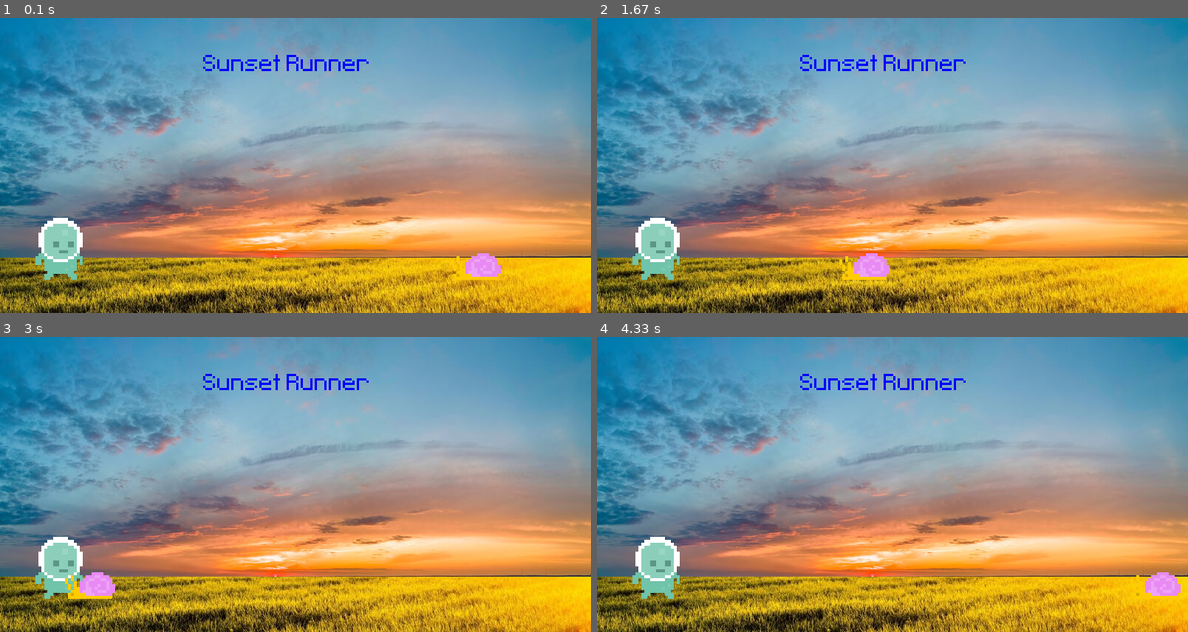
Above: before the commit, frames 1-4 (two rows, left to right).
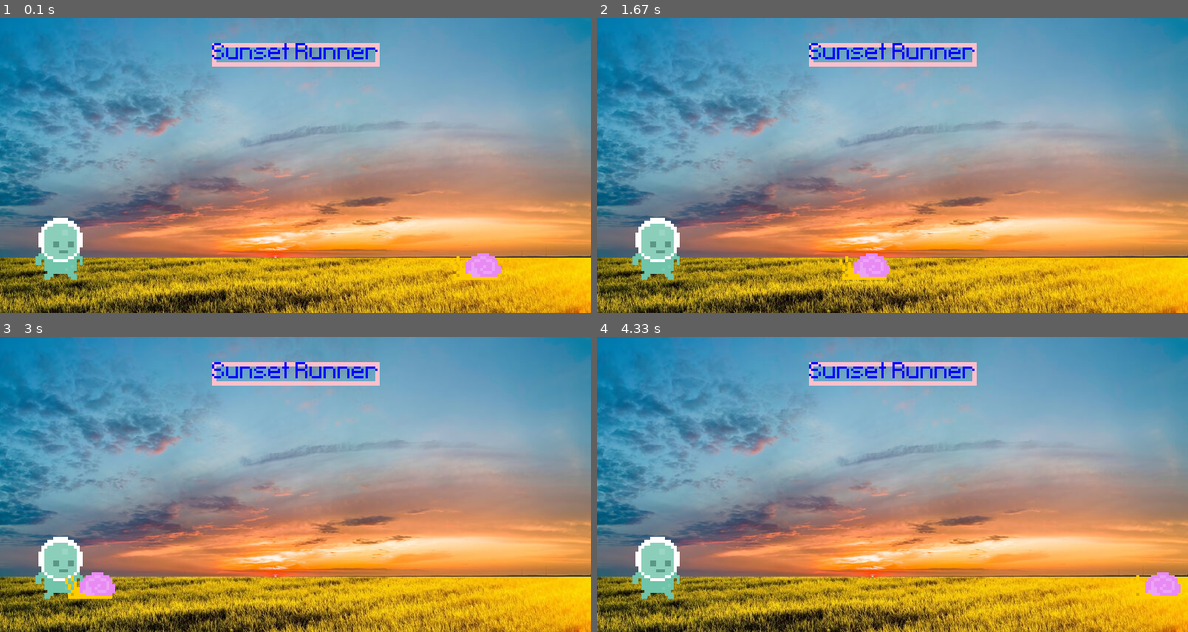
Above: after the commit, the same moments.

Repository: AJHS-Kelley/8b-ajhs-game-programming-23-24-Shortheadband
Game: pygame game, started from gameProgramming/08_ultimatePygame/Creating a Window + Clock.py
Same seed, same stepped clock (60 frames per second), same inputs: the game is played once before the commit and once after it.
Inputs (mouse positions are in pixels of both pictures, inside the frame that each line leads up to):
- Up to frame 1 (0.1 s): no input
- Up to frame 2 (1.67 s): click (656, 248) at 0.38 s
- Up to frame 3 (3 s): no input
- Up to frame 4 (4.33 s): no input

The runs differ from the first frame. In frame 1, 1.6% of the frame differs, in the area x 34-65%, y 8-18%; in frame 2, 1.6%; in frame 3, 1.6%; in frame 4, 1.6%.

Commit message:
Ver update
rectangle stuff

Diff:
--- a/gameProgramming/08_ultimatePygame/Creating a Window + Clock.py
+++ b/gameProgramming/08_ultimatePygame/Creating a Window + Clock.py
@@ -9,7 +9,9 @@
 
 sky_surface = pygame.image.load('img/Ult_pygame/Sky.jpg').convert()
 ground_surface = pygame.image.load('img/Ult_pygame/Ground.jpg').convert()
-text_surface = test_font.render('Sunset Runner', False, 'Blue').convert()
+
+score_surface = test_font.render('Sunset Runner', False, 'Blue').convert()
+score_rectangle = score_surface.get_rect(center = (400,50))
 
 player_surface = pygame.image.load('img/Ult_pygame/Player/player_walk_1.png')
 player_rectangle = player_surface.get_rect(midbottom = (80,355))
@@ -23,10 +25,13 @@
         if event.type == pygame.QUIT:
             pygame.quit()
             exit()
+        if event.type == pygame.MOUSEMOTION:
+            if  player_rectangle.collidepoint(event.pos): print('collsion')
 
     screen.blit(ground_surface,(0,0))
     screen.blit(sky_surface,(0,-35))
-    screen.blit(text_surface,(275,50))
+    pygame.draw.rect(screen,'pink',score_rectangle,6)
+    screen.blit(score_surface,score_rectangle)
 
     snail_x_rectangle.x -= 3
     if snail_x_rectangle.right <=0: snail_x_rectangle.left = 800
@@ -34,8 +39,12 @@
     screen.blit(player_surface,player_rectangle)
     screen.blit(snail_surface,snail_x_rectangle)
 
-    if player_rectangle.colliderect(snail_x_rectangle):
-        print('collision')
+    #if player_rectangle.colliderect(snail_x_rectangle):
+    #    print('collision')
+
+    #mouse_position = pygame.mouse.get_pos()
+    #if player_rectangle.collidepoint((x,y)):
+    #    print(pygame.mouse.get_pressed())
 
     pygame.display.update()
     clock.tick(60)
